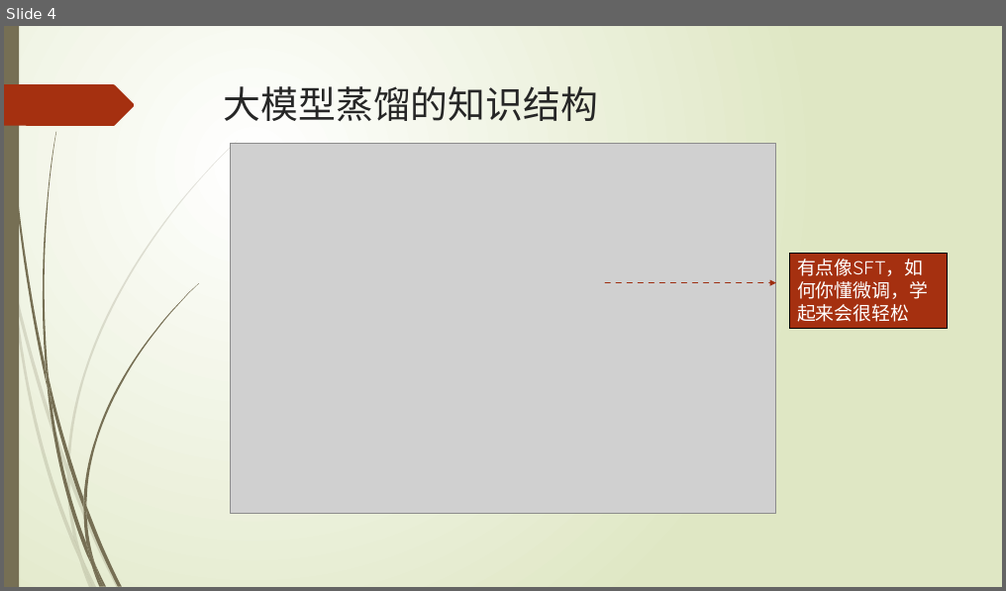
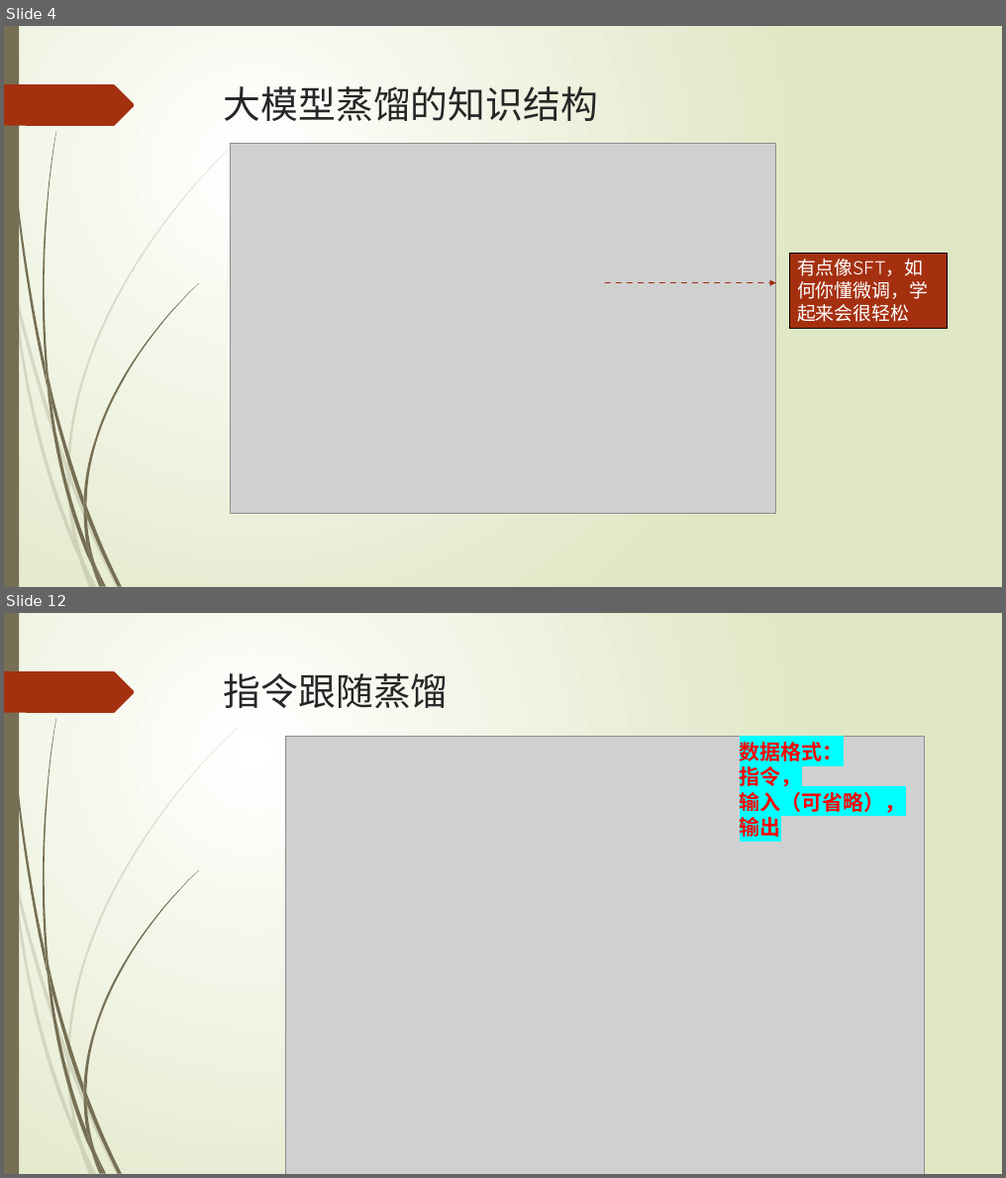
Before and after one commit to datawhalechina/llm-deploy, a slide deck: PPT/distillation.pptx. Shown one above the other, each under a label of ours: slide 4 before the commit, slides 4 and 12 after it; the slides between them are not shown. The pictures are 1006x591 and 1006x1178 pixels, drawn with LibreOffice and Linux fonts; fonts in the diff are those of the drawing; grey boxes stand for pictures. Boxes give left, top, right and bottom in pixels: in the first picture for what was removed or moved away, otherwise in the second. Text is boxed around its words. In the diff, an @@ line names an element or a change of style, - is before the commit and + after.

```diff
--- a/PPT/distillation.pptx
+++ b/PPT/distillation.pptx
@@ slide 12 added at (4, 613, 1002, 1174), background gradient #FFFFFF to #DFE8C4; not listed: 24 template elements that a slide beside it also shows @@
@@ title added at (224, 673, 449, 708), 36 pt, text #262626 @@
+指令跟随蒸馏
@@ picture added at (285, 736, 925, 1174) @@
@@ text added at (740, 742, 906, 837), 20 pt, text #FF0000, bold @@
+数据格式：
+指令，
+输入（可省略），
+输出
```
Also in this commit, not shown: 1 slide changed, 9 other slides added, 1 other file.
